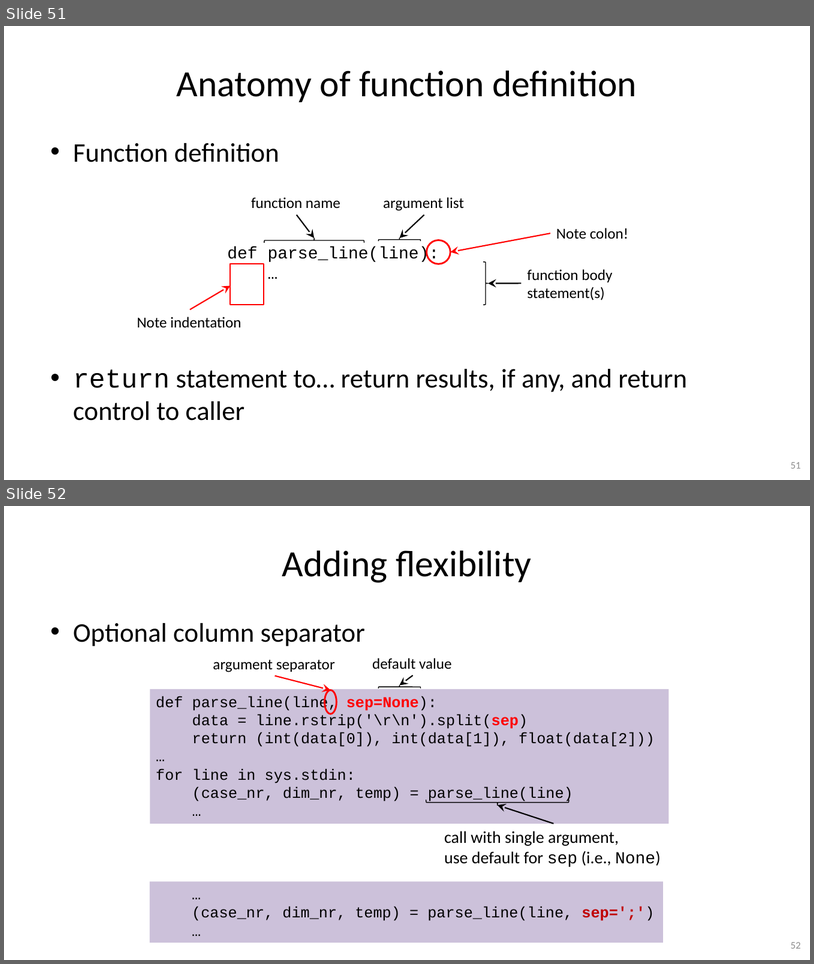
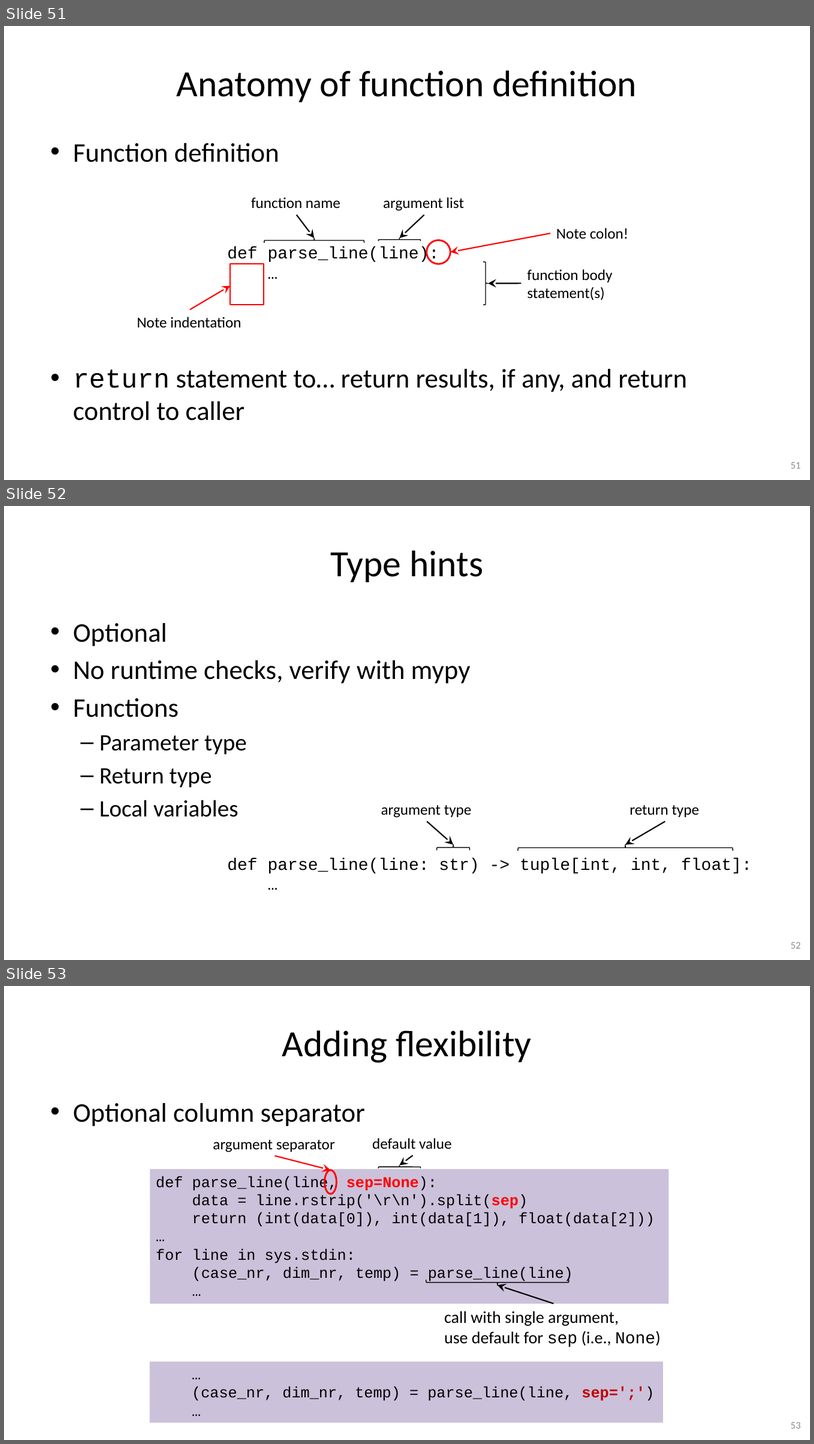
Before and after one commit to gjbex/Python-for-programmers, a slide deck: python_for_programmers.pptx. Shown one above the other, each under a label of ours: slides 51 and 52 before the commit, slides 51, 52 and 53 after it. The pictures are 814x964 and 814x1444 pixels, drawn with LibreOffice and Linux fonts; fonts in the diff are those of the drawing. Boxes give left, top, right and bottom in pixels: in the first picture for what was removed or moved away, otherwise in the second. Text is boxed around its words. In the diff, an @@ line names an element or a change of style, - is before the commit and + after.

Commit message:
Add slide on type hints

```diff
--- a/python_for_programmers.pptx
+++ b/python_for_programmers.pptx
@@ slide 52 added at bbox=[4, 506, 810, 960], background #FFFFFF @@
@@ title added at bbox=[330, 550, 483, 582], 44 pt, text #000000 @@
+Type hints
@@ text added at bbox=[73, 623, 471, 817], 32 pt, text #000000 @@
+• Optional
+• No runtime checks, verify with mypy
+• Functions
+  – Parameter type
+  – Return type
+  – Local variables
@@ text added at bbox=[381, 805, 472, 817], 18 pt, text #000000 @@
+argument type
@@ text added at bbox=[630, 805, 700, 817], 18 pt, text #000000 @@
+return type
@@ arrow added from (428, 821) to (453, 844), #000000 1.5 pt @@
@@ arrow added from (666, 821) to (626, 844), #000000 1.5 pt @@
@@ left brace added at bbox=[437, 845, 470, 850], outline #000000 1 pt @@
@@ left brace added at bbox=[518, 845, 734, 851], outline #000000 1 pt @@
@@ text added at bbox=[227, 858, 752, 873], 20 pt, text #000000 @@
+def parse_line(line: str) -> tuple[int, int, float]:
+…
@@ page number added at bbox=[791, 942, 801, 948], 12 pt, text #8C8C8C @@
+52
@@ what was slide 52 is now slide 53 @@
@@ page number at bbox=[791, 1422, 801, 1428]: text changed @@
-52
+53
```
